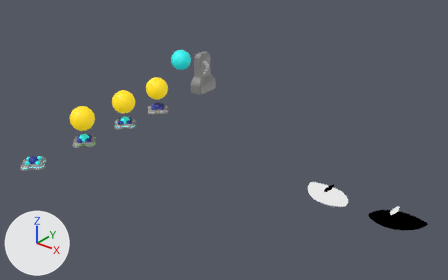
The Blender file QuantumModels.blend as it was, and as the next commit left it.
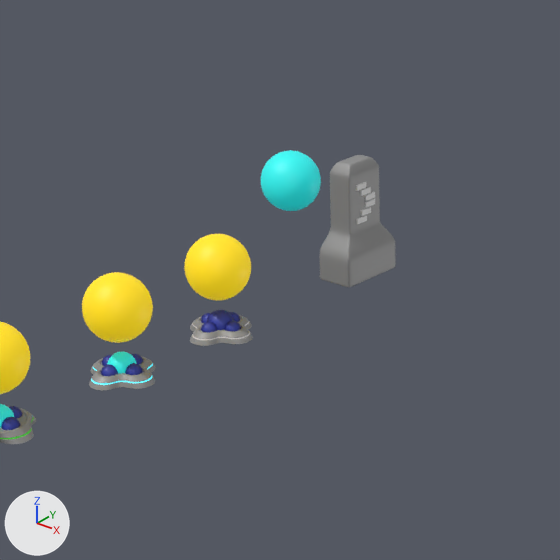
The first picture shows the older version from a camera (50 mm lens) standing at (26.4, -26.2, 15.8) and looking at (7.5, -2.6, 1.1). The close-ups show the older and then the newer version on the part from 19% to 60% of the width and 0% to 66% of the height of that picture. Only the edits that show in the close-ups are written down. The lights are fixed; the arrows at lower left show +X, +Y and +Z.

In view in the first close-up: 'Anchor.base', 'Anchor.base.001', 'Anchor.function.activator', 'Anchor.function.lock', 'Anchor.function.rotate', 'Light.1', 'Light.2', 'Light.3', 'Light.4', 'Light.5', 'Light.6', 'Polaroid', 'Sphere', 'Sphere.001', 'Sphere.002', 'Sphere.003' and 2 more.
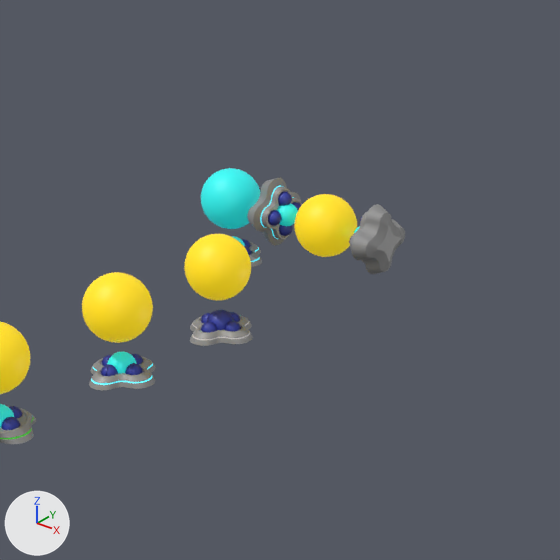
Not visible in the close-ups: 'Sphere.014', 'Sphere.017'.

Where the newer file only moved an object's origin or applied its transform, the numbers keep the older frame.

Changed parts and their boxes (x1, y1, x2, y2) in the close-ups (560 x 560 px):
'Polaroid', deleted: before (320, 155, 396, 288)
'Anchor.base.004', added: after (247, 178, 405, 274)
'Sphere.019', added (yellow): after (294, 194, 357, 257)
'Sphere.003', surface changed, moved, turned, rescaled: before (261, 150, 321, 211); after (268, 210, 282, 226)
'Sphere.013', added (cyan): after (201, 168, 261, 229)
'Sphere.018', added: after (277, 203, 360, 233)
'Anchor.base.003', moved, turned, rescaled (not visible before): after (249, 242, 262, 267)
'Sphere.012', added: after (278, 191, 292, 206)
'Sphere.010', added: after (279, 225, 293, 236)
'Anchor.function.activator.002', added: after (231, 236, 251, 255)
'Light.5', deleted: before (360, 187, 371, 196)
'Light.1', deleted: before (356, 215, 367, 224)
'Light.2', deleted: before (360, 207, 371, 216)
'Light.6', deleted: before (356, 182, 366, 191)
'Light.3', deleted: before (365, 198, 375, 208)
'Light.4', deleted: before (365, 192, 375, 201)
'Sphere.011', added (mostly hidden): after (292, 202, 301, 210)
part 1 of me_sphere_009, recoloured: before (261, 150, 321, 211); after (268, 191, 301, 236)

The change, as a diff of the scene's bpy script:
```diff
--- a/QuantumModels.blend.py
+++ b/QuantumModels.blend.py
@@ me_sphere_009 @@
 me_sphere_009.from_pydata(...)  # 482 vertices, 512 faces; spans x -1.0..1.0, y -1.0..1.0, z -1.0..1.0
 # used by ob_sphere_003; location = (-2.004, 4.498, 1.804); rotation_euler = (1.571, 0.0, -1.571), in degrees (90, 0, -90); scale = (0.7, 0.7, 0.7)
+# me_sphere_009 part 1: 512 faces spanning x -1.0..1.0, y -1.0..1.0, z -1.0..1.0 switch from mat_catalyst (cyan #31e7e1, glowing cyan #00a7ae) to mat_massive
@@ ob_polaroid @@
-ob_polaroid = bpy.data.objects.new('Polaroid', me_cube)
@@ ob_light_1 @@
-ob_light_1 = bpy.data.objects.new('Light.1', me_cube_001)
@@ ob_light_2 @@
-ob_light_2 = bpy.data.objects.new('Light.2', me_cube_002)
@@ ob_light_3 @@
-ob_light_3 = bpy.data.objects.new('Light.3', me_cube_003)
@@ ob_light_4 @@
-ob_light_4 = bpy.data.objects.new('Light.4', me_cube_004)
@@ ob_light_5 @@
-ob_light_5 = bpy.data.objects.new('Light.5', me_cube_005)
@@ ob_light_6 @@
-ob_light_6 = bpy.data.objects.new('Light.6', me_cube_006)
@@ ob_sphere_003 @@
 ob_sphere_003 = bpy.data.objects.new('Sphere.003', me_sphere_009)
-ob_sphere_003.location = (-2.004, 4.498, 1.804)
-ob_sphere_003.rotation_euler = (1.571, 0.0, -1.571)  # degrees (90, 0, -90)
-ob_sphere_003.scale = (0.7, 0.7, 0.7)
+ob_sphere_003.parent = ob_anchor_base_004
+ob_sphere_003.matrix_parent_inverse = Matrix(((1.0, 0.0, 0.0, 0.0), (0.0, 1.0, 0.0, -3.423), (0.0, 0.0, 1.0, 0.0), (0.0, 0.0, 0.0, 1.0)))
+ob_sphere_003.location = (-1.234, 3.073, 1.462)
+ob_sphere_003.rotation_euler = (-3.142, -1.571, 0.0)  # degrees (-180, -90, 0)
+ob_sphere_003.scale = (-0.175, -0.175, 0.175)
@@ ob_anchor_base_003 @@
 ob_anchor_base_003 = bpy.data.objects.new('Anchor.base.003', me_plane_003)
-ob_anchor_base_003.location = (-0.36, 4.5, 1.8)
-ob_anchor_base_003.rotation_euler = (1.571, 0.785, -1.571)  # degrees (90, 45, -90)
-ob_anchor_base_003.scale = (0.654, 0.654, 0.654)
+ob_anchor_base_003.location = (-2.92, 3.42, 0.0)
 _m = ob_anchor_base_003.modifiers.new('Bevel', 'BEVEL')
@@ ob_anchor_base_004 @@
+ob_anchor_base_004 = bpy.data.objects.new('Anchor.base.004', me_plane_003_1)  # 868 vertices, 805 faces; spans x -1.85..-1.23, y -0.8..0.8, z 0.66..2.27; in mat_metal (grey #969696), mat_glow_charger (cyan #80dde7, glowing cyan #00e6ff); modifiers BEVEL, SUBSURF, BOOLEAN, MIRROR
+ob_anchor_base_004.location = (0.0, 3.42, 0.0)
@@ ob_sphere_012 @@
+ob_sphere_012 = bpy.data.objects.new('Sphere.012', me_sphere_009)
+ob_sphere_012.parent = ob_anchor_base_004
+ob_sphere_012.location = (-1.234, 3.423, 1.812)
+ob_sphere_012.rotation_euler = (1.571, 0.0, 1.571)  # degrees (90, 0, 90)
+ob_sphere_012.scale = (-0.175, -0.175, 0.175)
@@ ob_sphere_011 @@
+ob_sphere_011 = bpy.data.objects.new('Sphere.011', me_sphere_009)
+ob_sphere_011.parent = ob_anchor_base_004
+ob_sphere_011.location = (-1.234, 3.772, 1.462)
+ob_sphere_011.rotation_euler = (0.0, 1.571, 0.0)  # degrees (0, 90, 0)
+ob_sphere_011.scale = (-0.175, -0.175, 0.175)
@@ ob_sphere_010 @@
+ob_sphere_010 = bpy.data.objects.new('Sphere.010', me_sphere_009)
+ob_sphere_010.parent = ob_anchor_base_004
+ob_sphere_010.location = (-1.234, 3.423, 1.113)
+ob_sphere_010.rotation_euler = (-1.571, 0.0, -1.571)  # degrees (-90, 0, -90)
+ob_sphere_010.scale = (-0.175, -0.175, 0.175)
@@ ob_sphere_018 @@
+ob_sphere_018 = bpy.data.objects.new('Sphere.018', me_sphere_014)  # a UV sphere (32 segments, 16 rings, poles along x) spanning x 0.903..1.447, y -0.272..0.272, z 1.19..1.734; in mat_catalyst (cyan #31e7e1, glowing cyan #00a7ae); modifiers MIRROR
+ob_sphere_018.parent = ob_anchor_base_004
+ob_sphere_018.location = (0.0, 3.423, 0.0)
@@ ob_sphere_017 @@
+ob_sphere_017 = bpy.data.objects.new('Sphere.017', me_sphere_009_1)  # a UV sphere (32 segments, 16 rings, poles along z) spanning x -1.0..1.0, y -1.0..1.0, z -1.0..1.0
+ob_sphere_017.parent = ob_anchor_base_004
+ob_sphere_017.location = (1.234, 3.423, 1.812)
+ob_sphere_017.rotation_euler = (1.571, 0.0, 1.571)  # degrees (90, 0, 90)
+ob_sphere_017.scale = (-0.175, -0.175, -0.175)
@@ ob_sphere_014 @@
+ob_sphere_014 = bpy.data.objects.new('Sphere.014', me_sphere_009_1)  # a UV sphere (32 segments, 16 rings, poles along z) spanning x -1.0..1.0, y -1.0..1.0, z -1.0..1.0
+ob_sphere_014.parent = ob_anchor_base_004
+ob_sphere_014.location = (1.234, 3.073, 1.462)
+ob_sphere_014.rotation_euler = (-3.142, -1.571, 0.0)  # degrees (-180, -90, 0)
+ob_sphere_014.scale = (-0.175, -0.175, -0.175)
@@ ob_anchor_function_activator_002 @@
+ob_anchor_function_activator_002 = bpy.data.objects.new('Anchor.function.activator.002', me_sphere_002.copy())  # the mesh of ob_anchor_function_activator
+ob_anchor_function_activator_002.parent = ob_anchor_base_003
+ob_anchor_function_activator_002.location = (0.0, -2.86, 0.214)
+ob_anchor_function_activator_002.scale = (0.3, 0.3, 0.3)
@@ ob_sphere_013 @@
+ob_sphere_013 = bpy.data.objects.new('Sphere.013', me_sphere_019)  # a UV sphere (32 segments, 16 rings, poles along z) spanning x -1.0..1.0, y -1.0..1.0, z -1.0..1.0; in mat_catalyst (cyan #31e7e1, glowing cyan #00a7ae)
+ob_sphere_013.location = (-2.91, 3.42, 1.46)
+ob_sphere_013.rotation_euler = (0.0, 1.571, 0.0)  # degrees (0, 90, 0)
+ob_sphere_013.scale = (0.7, 0.7, 0.7)
@@ ob_sphere_019 @@
+ob_sphere_019 = bpy.data.objects.new('Sphere.019', me_sphere_015)  # a UV sphere (32 segments, 16 rings, poles along z) spanning x -1.0..1.0, y -1.0..1.0, z -1.0..1.0; in mat_material_001 (yellow #e7c417, glowing yellow #ffe00d)
+ob_sphere_019.location = (0.01, 3.42, 1.46)
+ob_sphere_019.rotation_euler = (0.0, 1.571, 0.0)  # degrees (0, 90, 0)
+ob_sphere_019.scale = (0.7, 0.7, 0.7)
```
